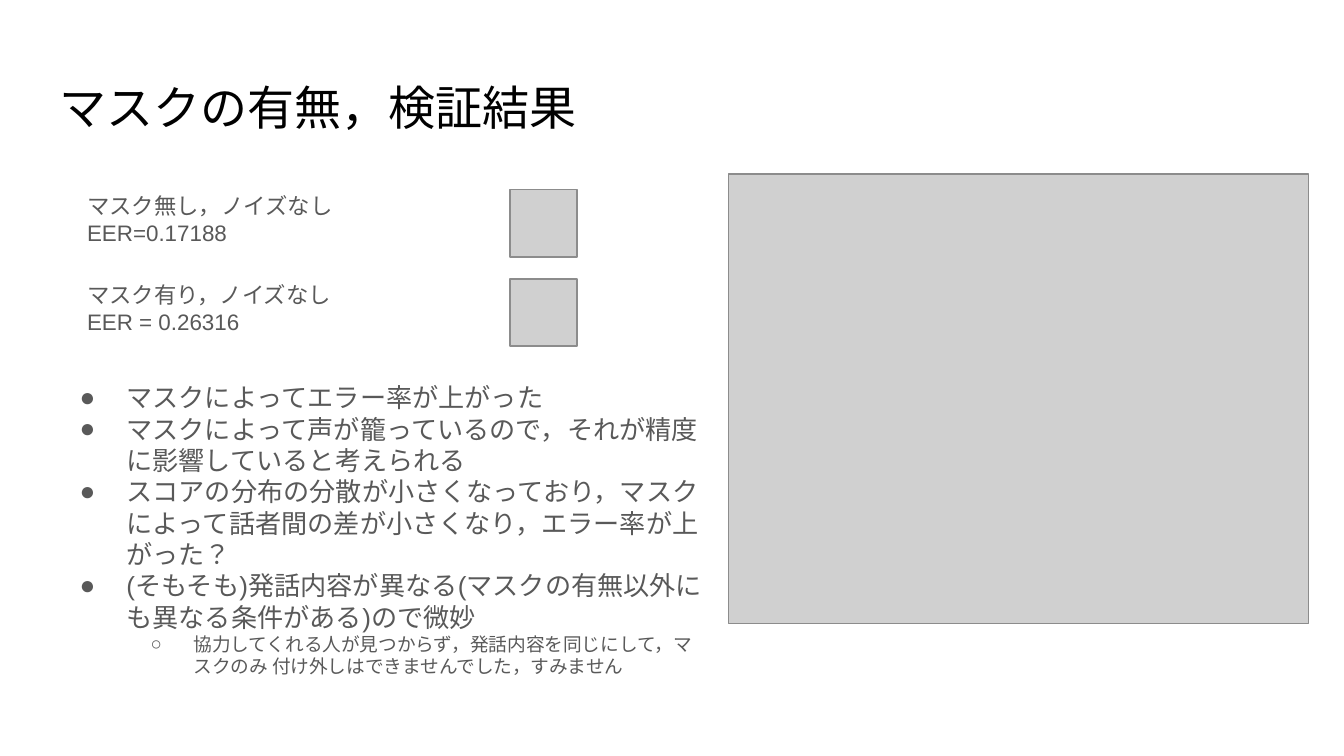
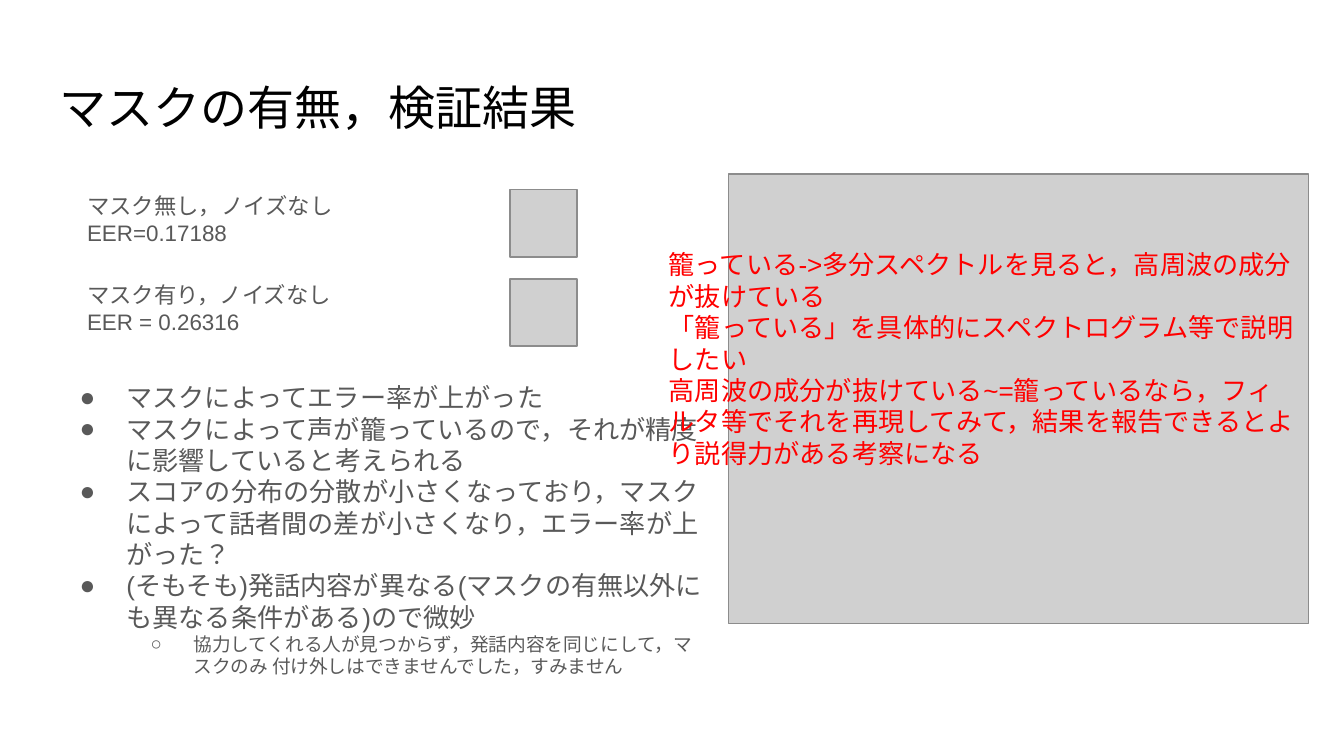
Before and after one commit to tenk-9/ShiotaLab_seminar, a slide deck: slide 5 of 6th/rpt.pptx. Drawn at 1344x756 pixels with LibreOffice and Linux fonts; fonts in the diff are those of the drawing; grey boxes stand for pictures. Boxes give left, top, right and bottom in pixels: in the first picture for what was removed or moved away, otherwise in the second. Text is boxed around its words. In the diff, an @@ line names an element or a change of style, - is before the commit and + after.

```diff
--- a/6th/rpt.pptx
+++ b/6th/rpt.pptx
@@ text added at (669, 248, 1294, 470), 14 pt, text #FF0000 @@
+籠っている->多分スペクトルを見ると，高周波の成分が抜けている
+「籠っている」を具体的にスペクトログラム等で説明したい
+高周波の成分が抜けている~=籠っているなら，フィルタ等でそれを再現してみて，結果を報告できるとより説得力がある考察になる
```
Also in this commit, not shown: 2 other slides changed, 1 slide added, 1 other file.
